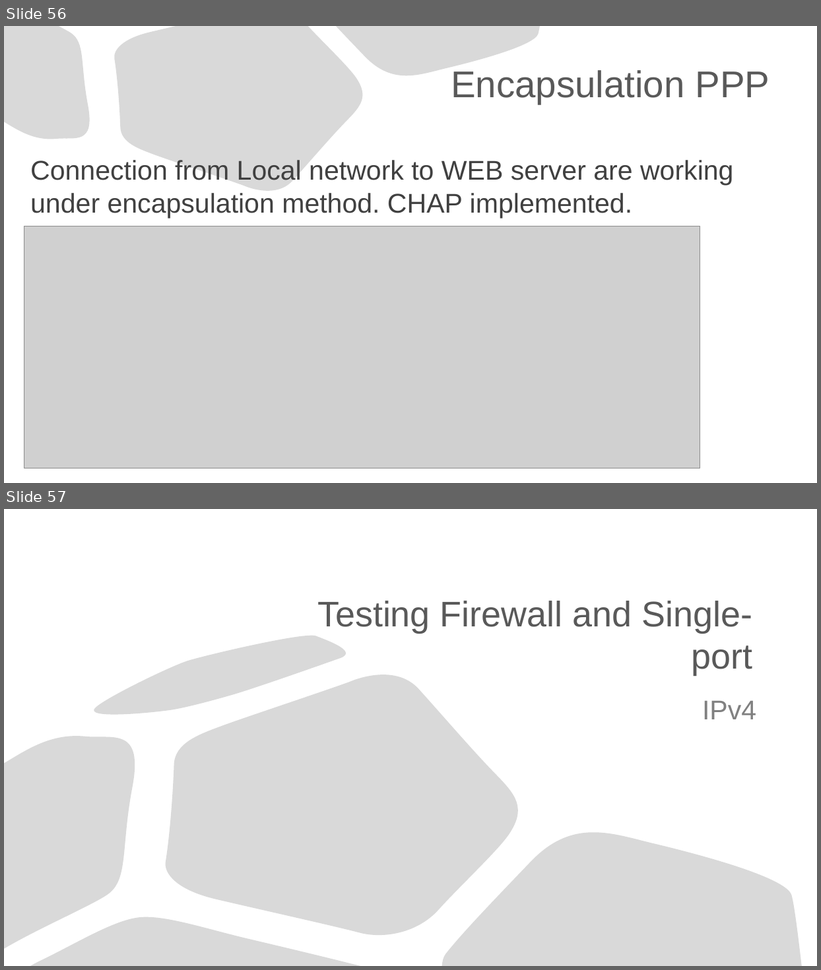
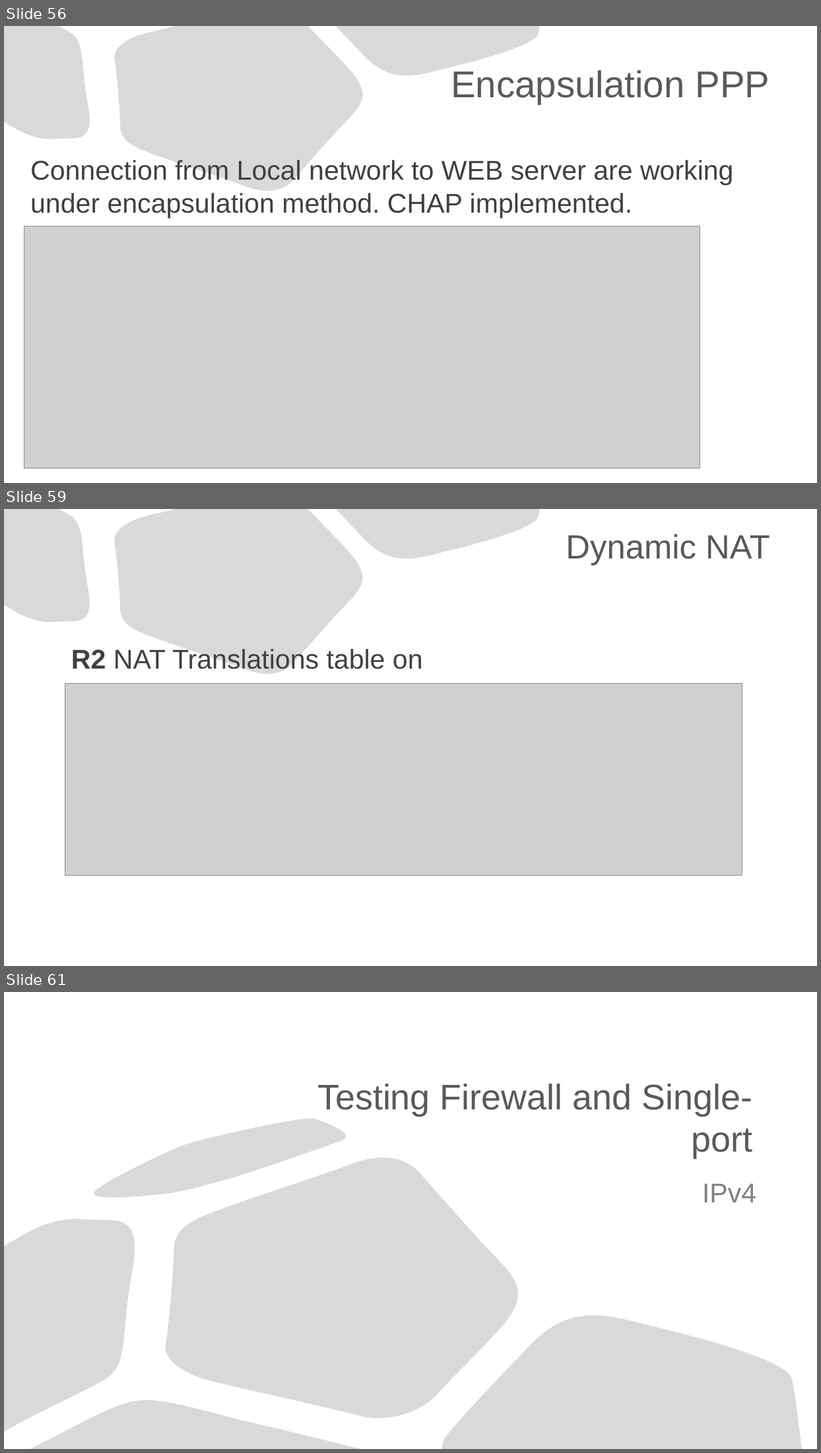
Before and after one commit to Advanced-Diploma-of-IT-Tel-Network-Eng/Assessments, a slide deck: TERM1-BLOCK1/2-ICTNWK541-Configure_Verify_Troubleshoot_WAN_links-IP_services/Assessmet_Task2/Task2/ICTNWK541 Assessment task.pptx. Shown one above the other, each under a label of ours: slides 56 and 57 before the commit, slides 56, 59 and 61 after it; the slides between them are not shown. The pictures are 821x970 and 821x1453 pixels, drawn with LibreOffice and Linux fonts; fonts in the diff are those of the drawing; grey boxes stand for pictures. Boxes give left, top, right and bottom in pixels: in the first picture for what was removed or moved away, otherwise in the second. Text is boxed around its words. In the diff, an @@ line names an element or a change of style, - is before the commit and + after.

```diff
--- a/TERM1-BLOCK1/2-ICTNWK541-Configure_Verify_Troubleshoot_WAN_links-IP_services/Assessmet_Task2/Task2/ICTNWK541 Assessment task.pptx
+++ b/TERM1-BLOCK1/2-ICTNWK541-Configure_Verify_Troubleshoot_WAN_links-IP_services/Assessmet_Task2/Task2/ICTNWK541 Assessment task.pptx
@@ slide 59 added at (4, 509, 817, 966), background #FFFFFF; not listed: 3 template elements that a slide beside it also shows @@
@@ title added at (566, 534, 770, 565), 39.6 pt, text #595959 @@
+Dynamic NAT
@@ text added at (71, 649, 423, 669), 32 pt, text #404040 @@
+R2 NAT Translations table on
@@ picture added at (65, 683, 743, 875) @@
@@ what was slide 57 is now slide 61 @@
```
Also in this commit, not shown: 8 slides changed, 4 other slides added, 6 other files.
